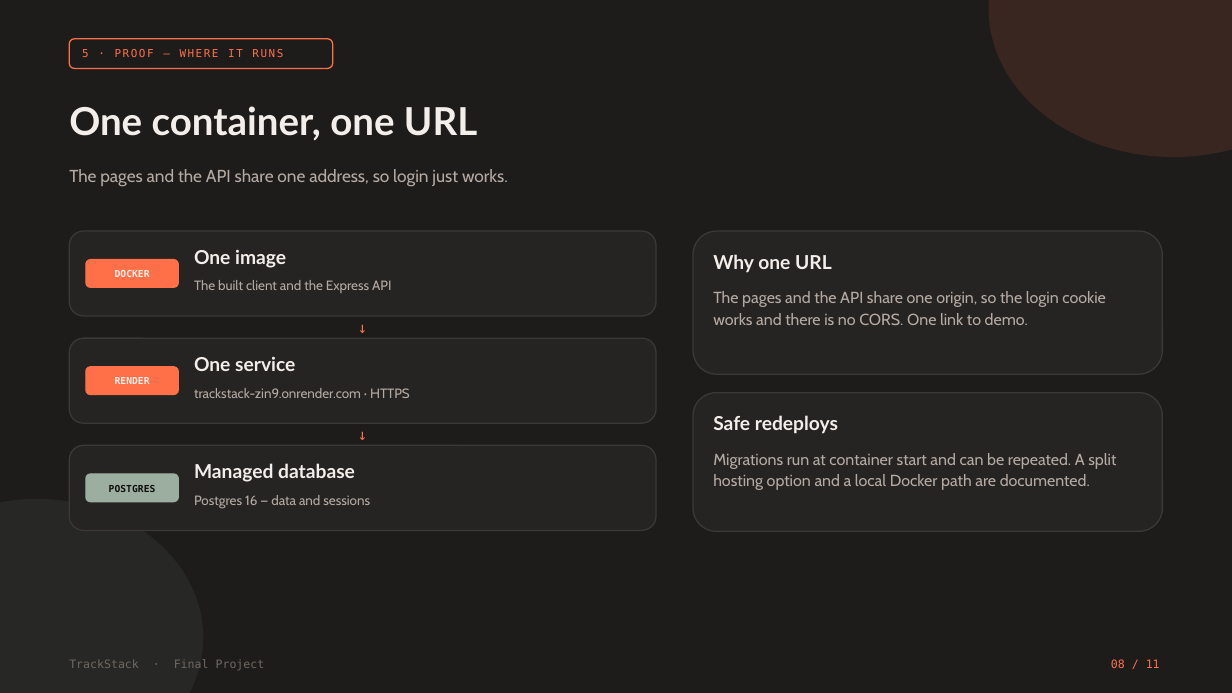
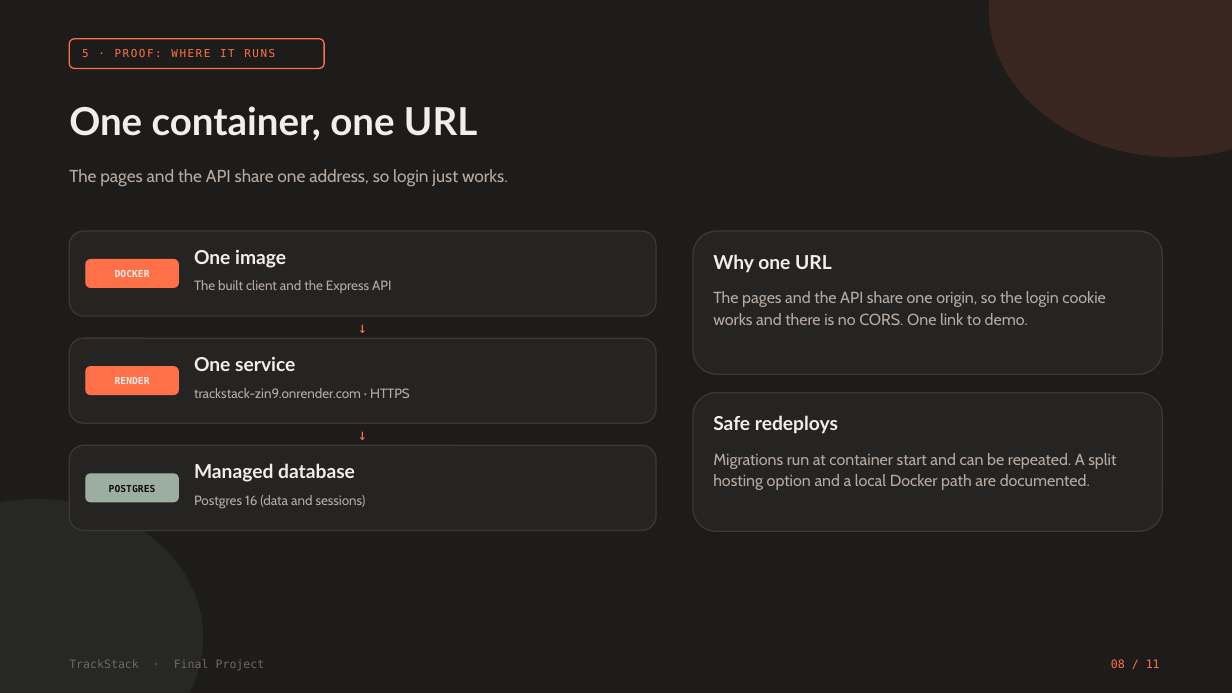
Before and after one commit to josephgreville/trackstack-v2, a slide deck: slide 8 of docs/presentation/TrackStack-Presentation.pptx. Drawn at 1232x693 pixels with LibreOffice and Linux fonts; fonts in the diff are those of the drawing. Boxes give left, top, right and bottom in pixels: in the first picture for what was removed or moved away, otherwise in the second. Text is boxed around its words. In the diff, an @@ line names an element or a change of style, - is before the commit and + after.

```diff
--- a/docs/presentation/TrackStack-Presentation.pptx
+++ b/docs/presentation/TrackStack-Presentation.pptx
@@ rounded rectangle resized from (x1=69, y1=39, x2=333, y2=68) to (x1=69, y1=39, x2=324, y2=68) @@
@@ text at (x1=82, y1=49, x2=275, y2=57): text changed @@
-5 · PROOF — WHERE IT RUNS
+5 · PROOF: WHERE IT RUNS
@@ text at (x1=194, y1=495, x2=366, y2=508): text changed @@
-Postgres 16 — data and sessions
+Postgres 16 (data and sessions)
```
Also in this commit, not shown: 10 other slides changed, 19 other files.
